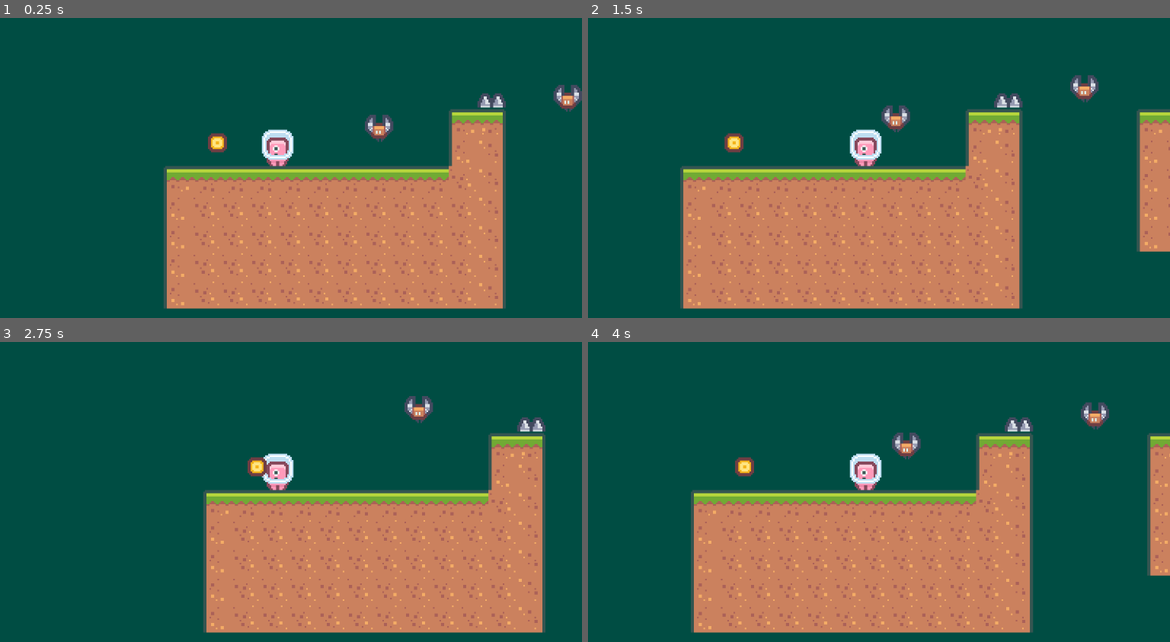
Above: before the commit, frames 1-4 (two rows, left to right).
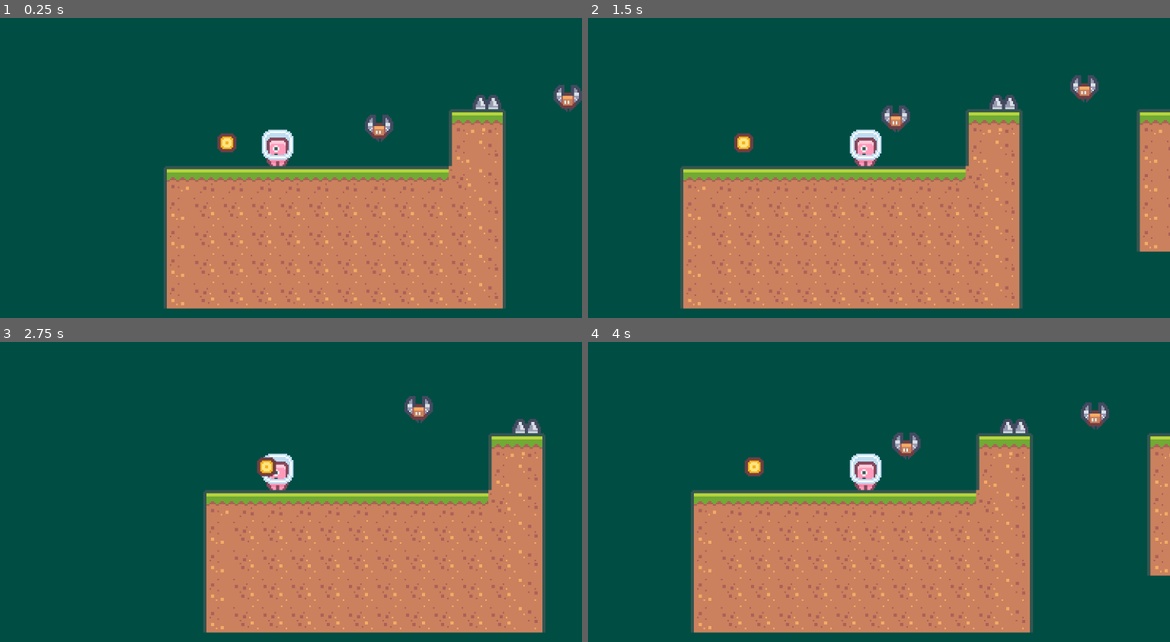
Above: after the commit, the same moments.

Repository: RetroRabiul/Platformer2D
Game: Godot game, scene res://scenes/Level1.tscn
The game is run twice, just before and just after one commit, with the same random seed, the same clock (stepped at 60 frames per second) and the same inputs.
Inputs:
- Up to frame 1 (0.25 s): no input
- Up to frame 2 (1.5 s): hold Right from 0.53 s (still down); tap Space at 0.77 s
- Up to frame 3 (2.75 s): tap Space at 1.52 s; release Right at 2.03 s; hold Left from 2.03 s (still down)
- Up to frame 4 (4 s): release Left at 2.78 s; hold Right from 2.78 s (still down); tap Space at 3.02, 3.77 s

The runs differ from the first frame. In frame 1, 0.5% of the frame differs, in the area x 35-87%, y 25-45%; in frame 2, 0.5%, in the area x 23-75%, y 25-45%; in frame 3, 0.5%; in frame 4, 0.5%.

Commit message:
Coin does not move

Diff:
--- a/scenes/Level1.tscn
+++ b/scenes/Level1.tscn
@@ -1,11 +1,10 @@
-[gd_scene load_steps=10 format=3 uid="uid://8vlmf5acdexo"]
+[gd_scene load_steps=8 format=3 uid="uid://8vlmf5acdexo"]
 
 [ext_resource type="Texture2D" uid="uid://biwond464pw3f" path="res://Sprites/Tiles/tiles_packed.png" id="1_35ais"]
 [ext_resource type="PackedScene" uid="uid://dxay3ypgbkopj" path="res://scenes/player.tscn" id="2_uxbli"]
 [ext_resource type="PackedScene" uid="uid://cyri6gs3mfoo1" path="res://scenes/enemy.tscn" id="3_kck25"]
 [ext_resource type="PackedScene" uid="uid://iifkl3ncdkmy" path="res://scenes/spikes.tscn" id="4_b4vot"]
-[ext_resource type="Script" path="res://scripts/coin.gd" id="5_ds3gp"]
-[ext_resource type="Texture2D" uid="uid://ydbe1tyhvygu" path="res://Sprites/Objects/tile_0151.png" id="5_lrfvy"]
+[ext_resource type="PackedScene" uid="uid://dldurq8f62k8b" path="res://scenes/coin.tscn" id="5_we7hb"]
 
 [sub_resource type="TileSetAtlasSource" id="TileSetAtlasSource_ei6qr"]
 texture = ExtResource("1_35ais")
@@ -619,9 +618,6 @@
 physics_layer_0/collision_layer = 1
 sources/0 = SubResource("TileSetAtlasSource_ei6qr")
 
-[sub_resource type="CircleShape2D" id="CircleShape2D_tramy"]
-radius = 7.07107
-
 [node name="Main" type="Node2D"]
 
 [node name="TileMap" type="TileMap" parent="."]
@@ -641,13 +637,7 @@
 position = Vector2(315, -25)
 
 [node name="Spikes" parent="." instance=ExtResource("4_b4vot")]
-
-[node name="Coin" type="Area2D" parent="."]
-position = Vector2(-38, -15)
-script = ExtResource("5_ds3gp")
-
-[node name="Sprite" type="Sprite2D" parent="Coin"]
-texture = ExtResource("5_lrfvy")
-
-[node name="CollisionShape2D" type="CollisionShape2D" parent="Coin"]
-shape = SubResource("CircleShape2D_tramy")
+position = Vector2(132, -45)
+
+[node name="Coin" parent="." instance=ExtResource("5_we7hb")]
+position = Vector2(-32, -15)
--- /dev/null
+++ b/scenes/coin.tscn
@@ -0,0 +1,16 @@
+[gd_scene load_steps=4 format=3 uid="uid://dldurq8f62k8b"]
+
+[ext_resource type="Script" path="res://scripts/coin.gd" id="1_ytk82"]
+[ext_resource type="Texture2D" uid="uid://ydbe1tyhvygu" path="res://Sprites/Objects/tile_0151.png" id="2_fgtfw"]
+
+[sub_resource type="CircleShape2D" id="CircleShape2D_tramy"]
+radius = 7.07107
+
+[node name="Coin" type="Area2D"]
+script = ExtResource("1_ytk82")
+
+[node name="Sprite" type="Sprite2D" parent="."]
+texture = ExtResource("2_fgtfw")
+
+[node name="CollisionShape2D" type="CollisionShape2D" parent="."]
+shape = SubResource("CircleShape2D_tramy")
--- a/scenes/spikes.tscn
+++ b/scenes/spikes.tscn
@@ -7,7 +7,6 @@
 size = Vector2(20, 10)
 
 [node name="Spikes" type="Area2D"]
-position = Vector2(135, -46)
 script = ExtResource("1_2c40y")
 
 [node name="Sprite" type="Sprite2D" parent="."]
